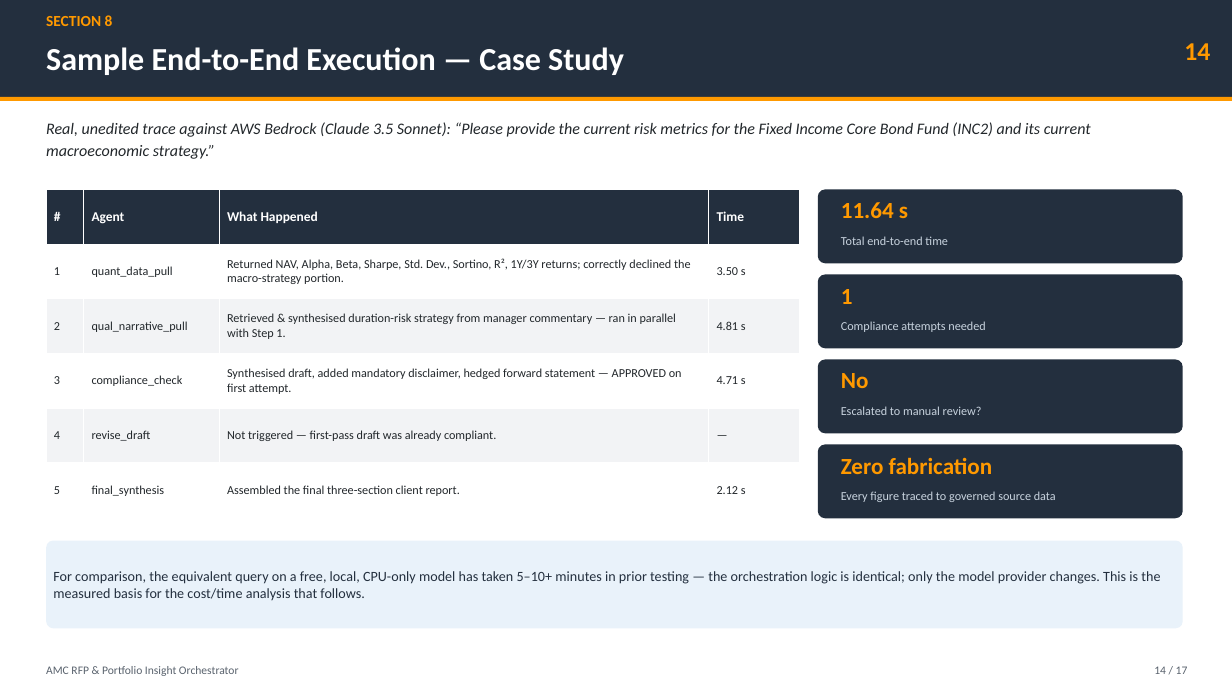
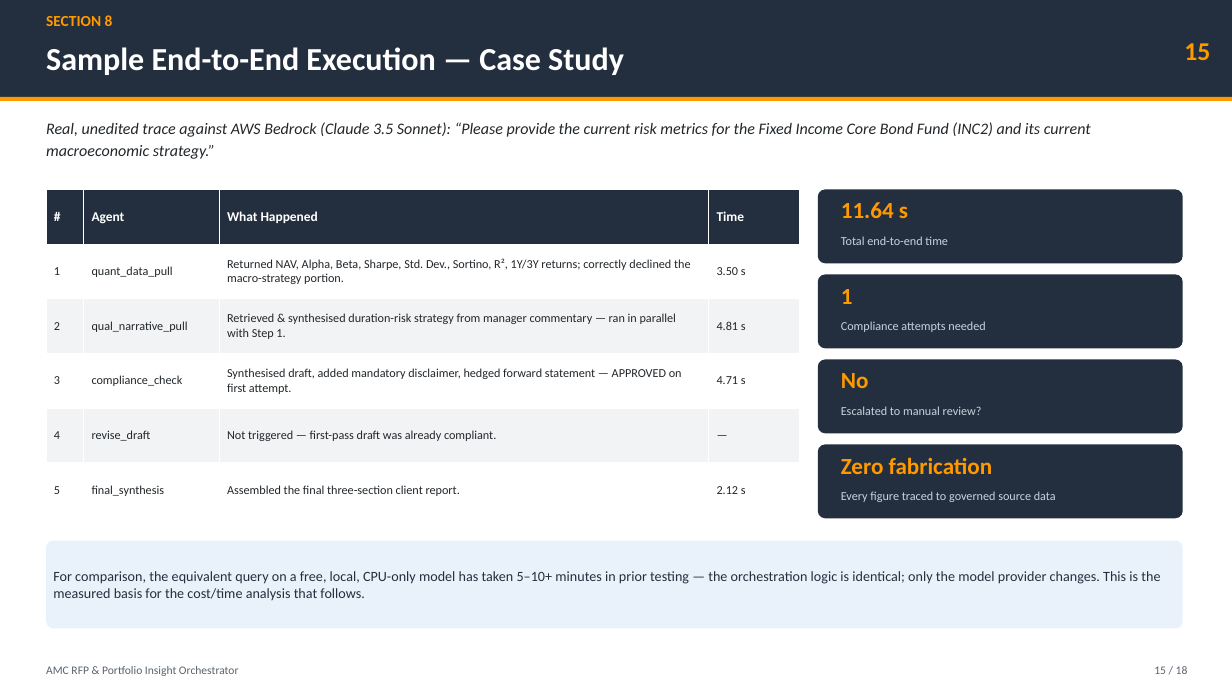
Before and after one commit to kombaraj-ai/uc02-mf-strands-agents-phase-04, a slide deck: slide 15 of docs/AMC_RFP_Orchestrator_Project_Phase01_Phase02_Phase03_Phase04.pptx (slide 14 before the commit). Drawn at 1232x693 pixels with LibreOffice and Linux fonts; fonts in the diff are those of the drawing. Boxes give left, top, right and bottom in pixels: in the first picture for what was removed or moved away, otherwise in the second. Text is boxed around its words. In the diff, an @@ line names an element or a change of style, - is before the commit and + after.

```diff
--- a/docs/AMC_RFP_Orchestrator_Project_Phase01_Phase02_Phase03_Phase04.pptx
+++ b/docs/AMC_RFP_Orchestrator_Project_Phase01_Phase02_Phase03_Phase04.pptx
@@ text at box(1184, 43, 1210, 60): text changed @@
-14
+15
@@ text at box(1154, 666, 1188, 674): text changed @@
-14 / 17
+15 / 18
```
Also in this commit, not shown: 16 other slides changed, 1 slide added, 1 other file.
